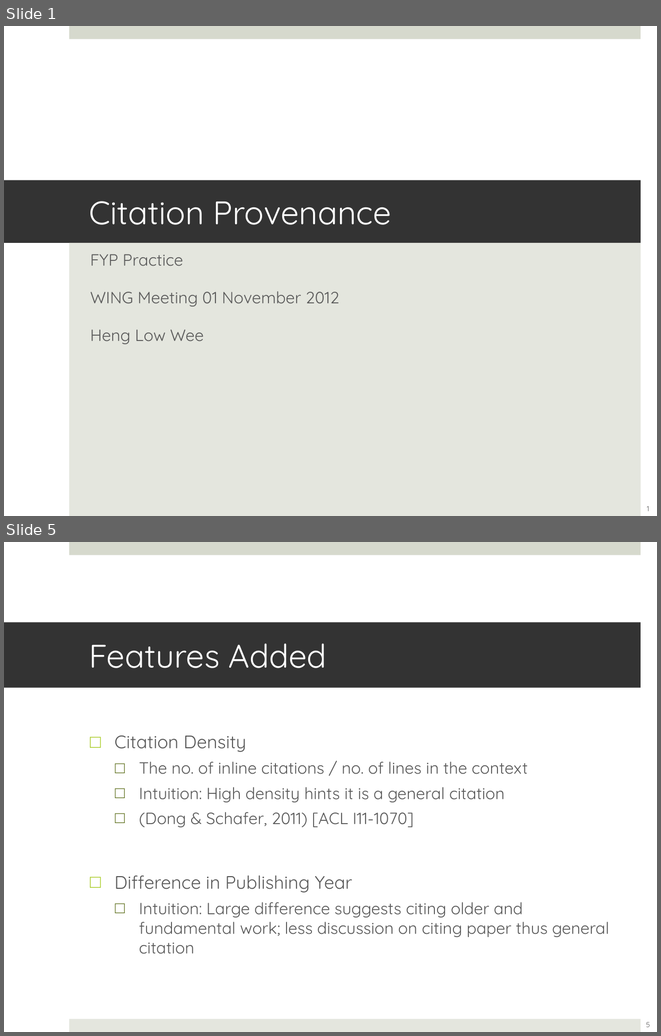
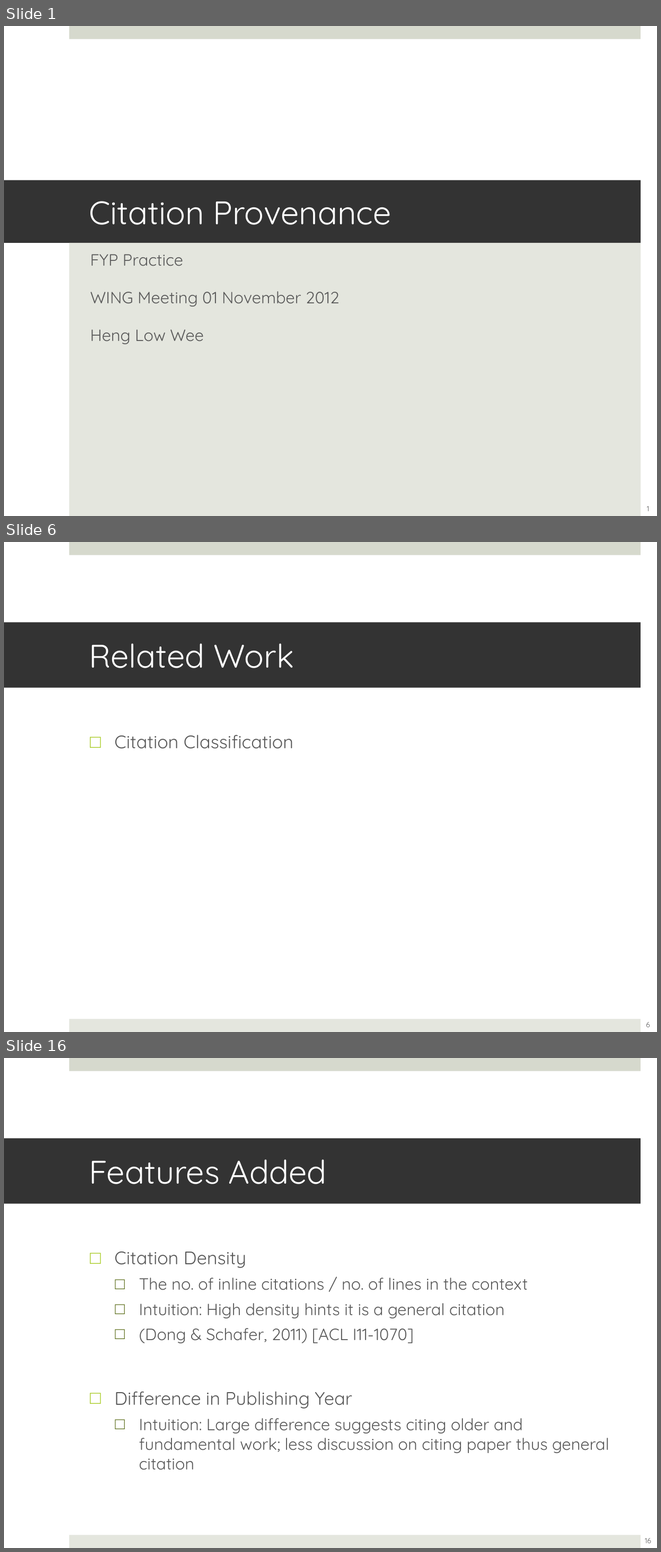
Before and after one commit to lwheng/fyp, a slide deck: presentation/fypupdate-2012-11-01.ppt. Shown one above the other, each under a label of ours: slides 1 and 5 before the commit, slides 1, 6 and 16 after it; the slides between them are not shown. The pictures are 661x1036 and 661x1552 pixels, drawn with LibreOffice and Linux fonts; fonts in the diff are those of the drawing. Boxes give left, top, right and bottom in pixels: in the first picture for what was removed or moved away, otherwise in the second. Text is boxed around its words. In the diff, an @@ line names an element or a change of style, - is before the commit and + after.

```diff
--- a/presentation/fypupdate-2012-11-01.ppt
+++ b/presentation/fypupdate-2012-11-01.ppt
@@ slide 6 added at [4, 542, 657, 1032], background #FFFFFF; not listed: 2 template elements that a slide beside it also shows @@
@@ title added at [4, 623, 641, 688], fill #333333, 36 pt, text #FFFFFF @@
+Related Work
@@ text added at [114, 735, 293, 749], 20 pt, text #595959 @@
+□ Citation Classification
@@ page number added at [646, 1022, 650, 1027], 8 pt, text #595959 @@
+6
@@ what was slide 5 is now slide 16 @@
@@ page number at [645, 1538, 651, 1543]: text changed @@
-5
+16
```
Also in this commit, not shown: 13 other slides added, 3 slides removed, 18 other files.
